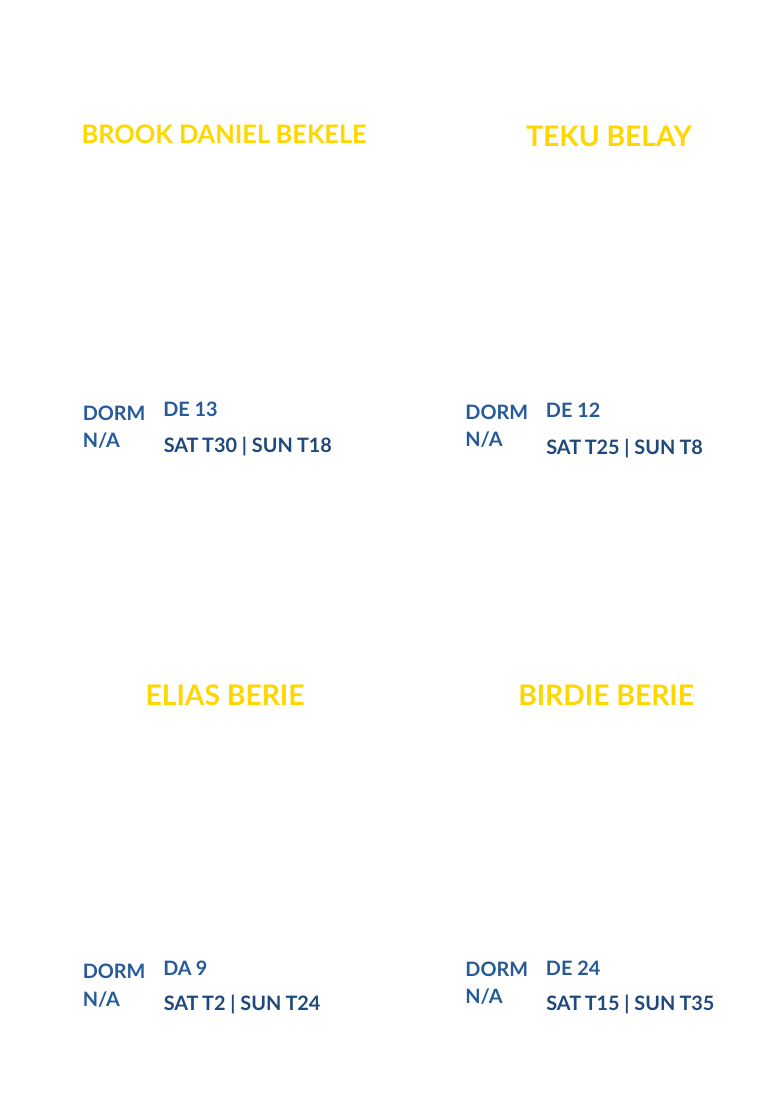
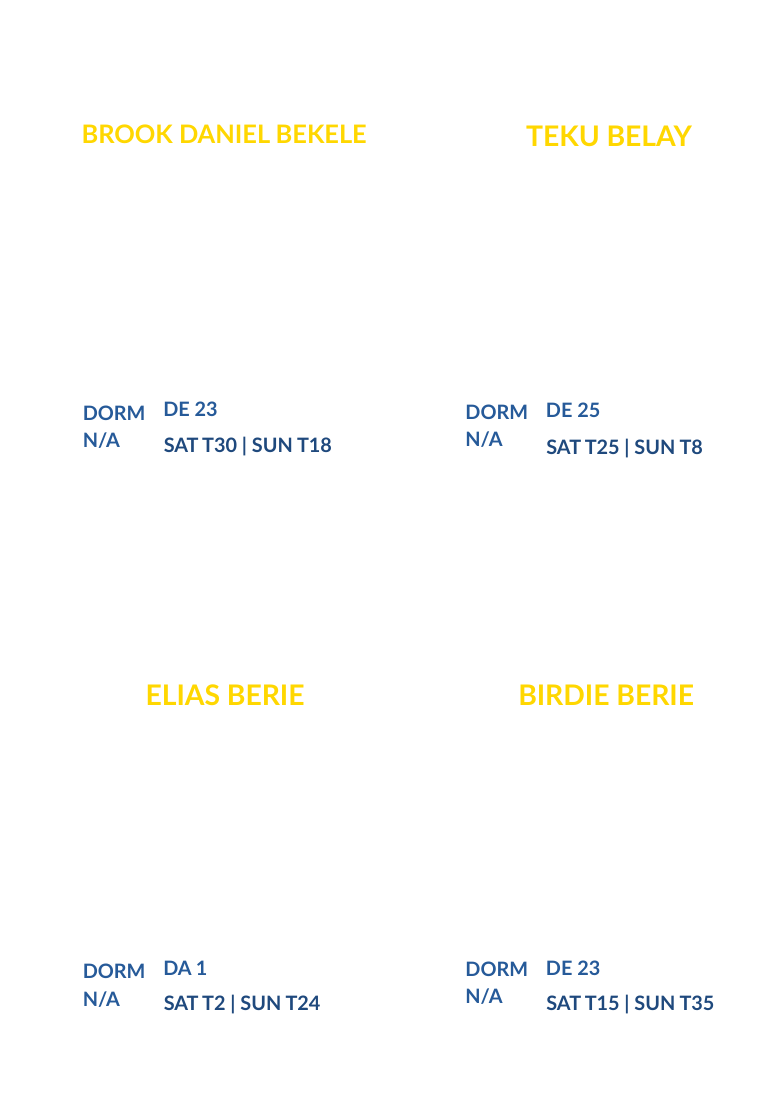
Before and after one commit to nahom8423/campusministry, a slide deck: slide 36 of output/filled_badges.pptx. Drawn at 767x1120 pixels with LibreOffice and Linux fonts; fonts in the diff are those of the drawing. Boxes give left, top, right and bottom in pixels: in the first picture for what was removed or moved away, otherwise in the second. Text is boxed around its words. In the diff, an @@ line names an element or a change of style, - is before the commit and + after.

```diff
--- a/output/filled_badges.pptx
+++ b/output/filled_badges.pptx
@@ text at <box>163,401,218,416</box>: text changed @@
-DE 13
+DE 23
@@ text at <box>546,402,600,417</box>: text changed @@
-DE 12
+DE 25
@@ text at <box>163,960,208,975</box>: text changed @@
-DA 9
+DA 1
@@ text at <box>546,960,600,975</box>: text changed @@
-DE 24
+DE 23
```
Also in this commit, not shown: 83 other slides changed, 3 other files.
